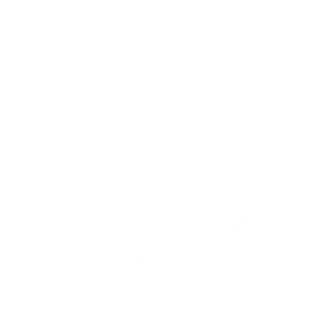
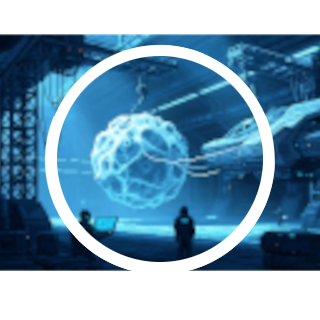
Layered file, before and after one edit (320 x 320). Changes by layer:
added group "Layer Group" with 1 layers over 0, 34, 320, 271
added layer "asteroid_processing.png" in group "Layer Group" over 0, 34, 320, 271
